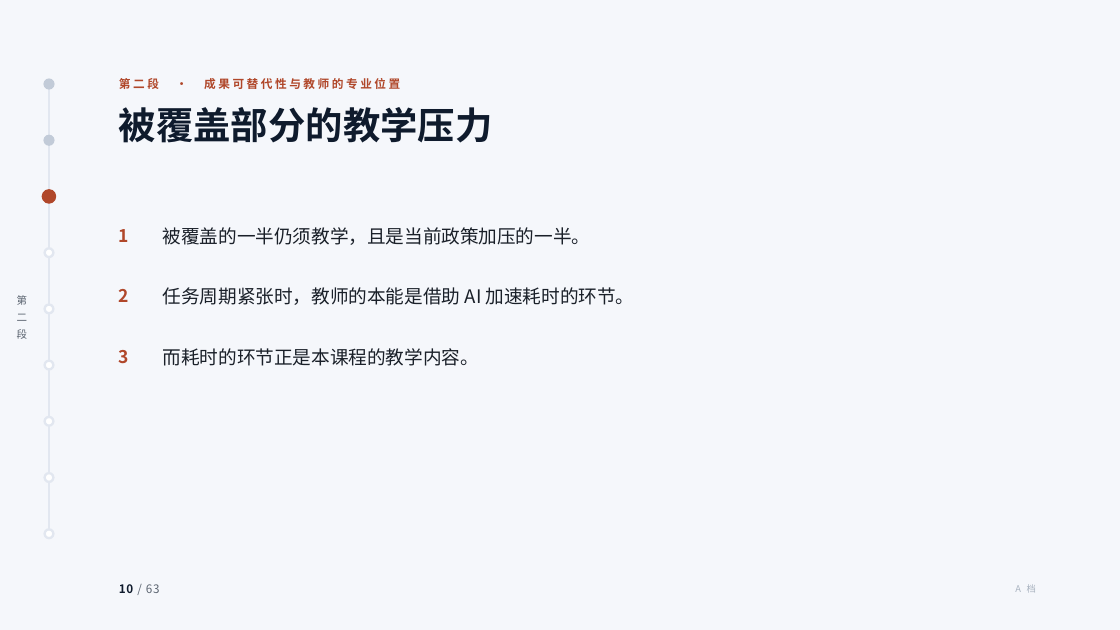
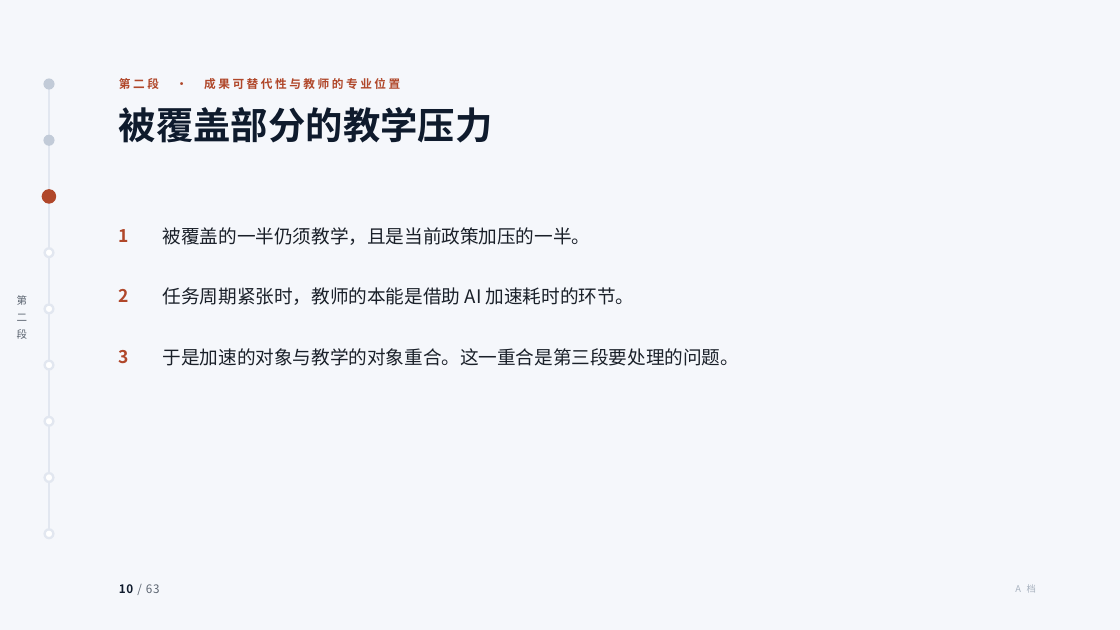
Before and after one commit to tonyxinvip/slides, a slide deck: slide 10 of comprehensive-practice-ai/做中学与综合实践活动.pptx. Drawn at 1120x630 pixels with LibreOffice and Linux fonts; fonts in the diff are those of the drawing. Boxes give left, top, right and bottom in pixels: in the first picture for what was removed or moved away, otherwise in the second. Text is boxed around its words. In the diff, an @@ line names an element or a change of style, - is before the commit and + after.

```diff
--- a/comprehensive-practice-ai/做中学与综合实践活动.pptx
+++ b/comprehensive-practice-ai/做中学与综合实践活动.pptx
@@ text at <box>163,348,740,366</box>: text changed @@
-而耗时的环节正是本课程的教学内容。
+于是加速的对象与教学的对象重合。这一重合是第三段要处理的问题。
```
Also in this commit, not shown: 6 other slides changed, 7 other files.
